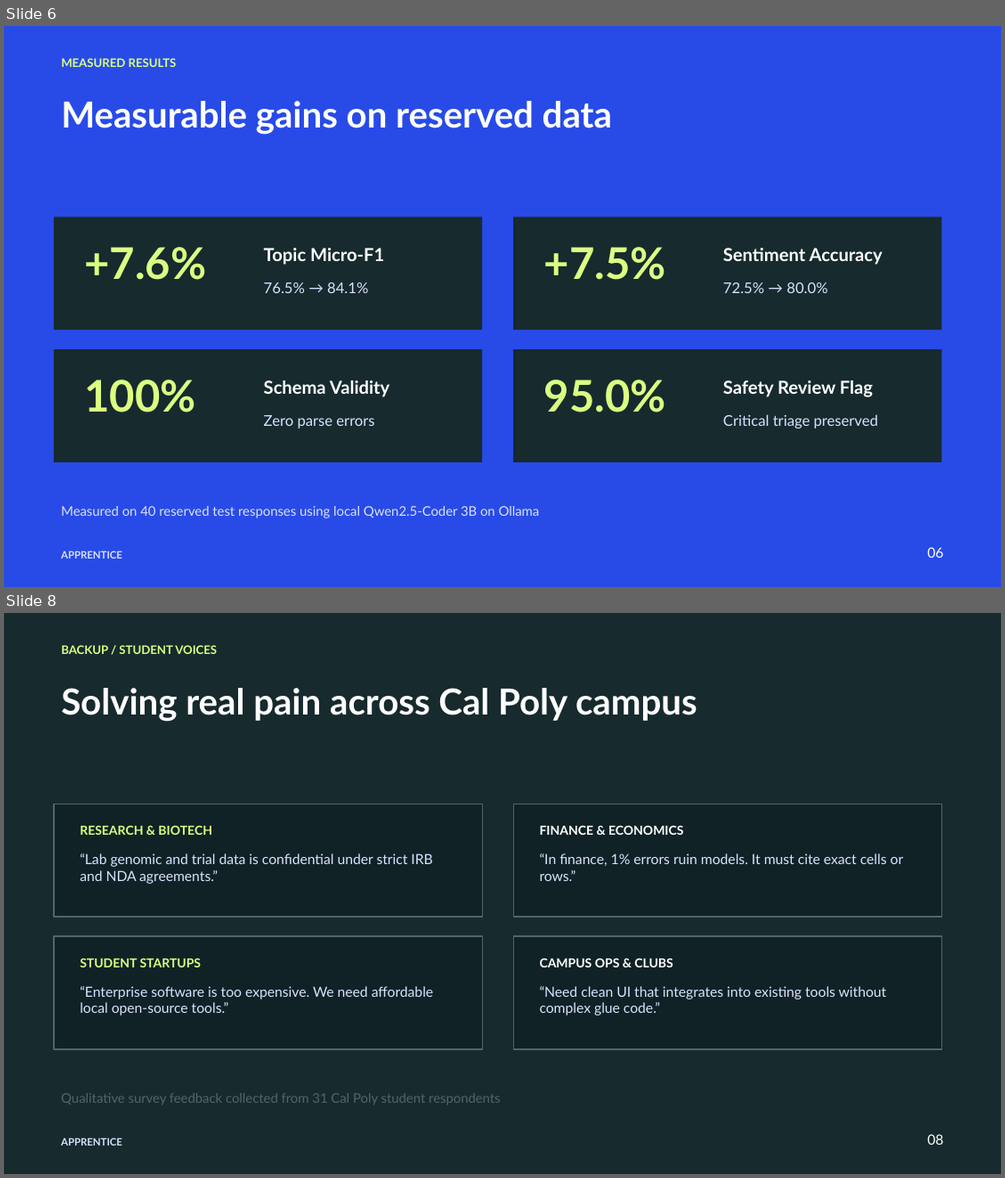
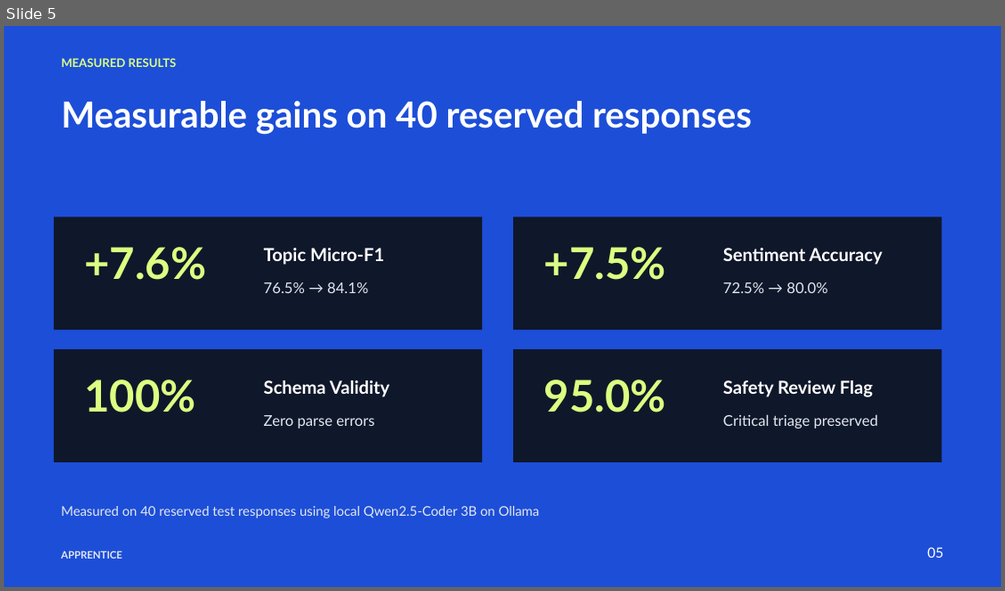
Before and after one commit to zedk1929/local-ai-job-trainer, a slide deck: pitch-deliverables/output/Apprentice_Draft_2.pptx. Shown one above the other, each under a label of ours: slides 6 and 8 before the commit, slide 5 after it; the slides between them are not shown. The pictures are 1005x1178 and 1005x591 pixels, drawn with LibreOffice and Linux fonts; fonts in the diff are those of the drawing. Boxes give left, top, right and bottom in pixels: in the first picture for what was removed or moved away, otherwise in the second. Text is boxed around its words. In the diff, an @@ line names an element or a change of style, - is before the commit and + after.

Commit message:
feat(pitch): streamline presentation to 6 high-impact slides with OpenAI-style typography and presenter cue bullet points

```diff
--- a/pitch-deliverables/output/Apprentice_Draft_2.pptx
+++ b/pitch-deliverables/output/Apprentice_Draft_2.pptx
@@ slide 8 removed at box(4, 613, 1001, 1174), background #172A2E @@
@@ text removed at box(61, 645, 217, 654) @@
-BACKUP / STUDENT VOICES
@@ text removed at box(61, 688, 697, 722) @@
-Solving real pain across Cal Poly campus
@@ rectangle removed at box(54, 803, 483, 916) @@
@@ text removed at box(80, 825, 212, 835) @@
-RESEARCH & BIOTECH
@@ rectangle removed at box(513, 803, 942, 916) @@
@@ text removed at box(540, 825, 684, 835) @@
-FINANCE & ECONOMICS
@@ text removed at box(80, 853, 432, 884) @@
-“Lab genomic and trial data is confidential under strict IRB and NDA agreements.”
@@ text removed at box(540, 853, 904, 881) @@
-“In finance, 1% errors ruin models. It must cite exact cells or rows.”
@@ rectangle removed at box(54, 936, 483, 1049) @@
@@ text removed at box(80, 957, 202, 967) @@
-STUDENT STARTUPS
@@ rectangle removed at box(513, 936, 942, 1049) @@
@@ text removed at box(540, 957, 673, 967) @@
-CAMPUS OPS & CLUBS
@@ text removed at box(80, 986, 433, 1015) @@
-“Enterprise software is too expensive. We need affordable local open-source tools.”
@@ text removed at box(540, 986, 887, 1015) @@
-“Need clean UI that integrates into existing tools without complex glue code.”
@@ text removed at box(61, 1093, 501, 1104) @@
-Qualitative survey feedback collected from 31 Cal Poly student respondents
@@ text removed at box(61, 1137, 122, 1145) @@
-APPRENTICE
@@ text removed at box(927, 1134, 943, 1144) @@
-08
@@ what was slide 6 is now slide 5 @@
@@ slide 5 changed as well @@
@@ background #284BE8 to #1D4ED8 @@
@@ text at box(61, 101, 752, 135): text changed @@
-Measurable gains on reserved data
+Measurable gains on 40 reserved responses
@@ fill #172A2E to #0F172A in 4 elements at box(54, 216, 483, 329), box(513, 216, 942, 329), box(54, 349, 483, 462), box(513, 349, 942, 462) @@
@@ text colour #DAE1FF to #E2E8F0 in 6 elements at box(61, 550, 122, 558), box(264, 282, 368, 293), box(723, 282, 827, 293), box(264, 415, 374, 428), box(723, 414, 878, 428), box(61, 506, 540, 518) @@
@@ text at box(927, 547, 943, 557): text changed @@
-06
+05
```
Also in this commit, not shown: 5 other slides changed, 3 other slides removed, 12 other files.
